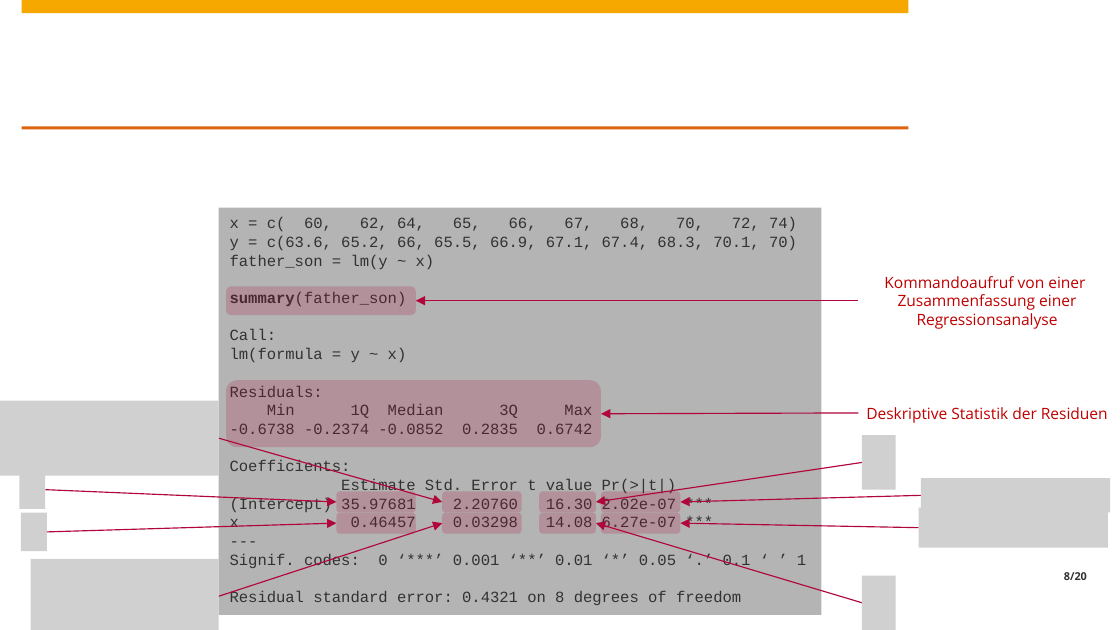
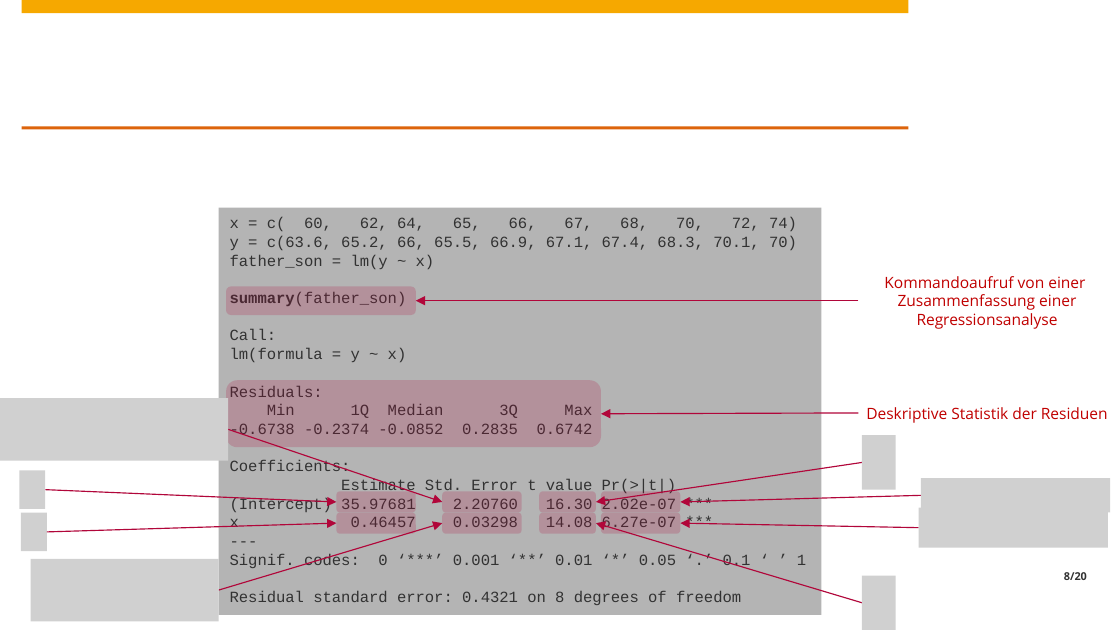
Before and after one commit to HPI-Artificial-Intelligence-Teaching/ma3-ws2324, a slide deck: slide 8 of unit12/Unit12b - Regression.pptx. Drawn at 1120x630 pixels with LibreOffice and Linux fonts; fonts in the diff are those of the drawing; grey boxes stand for pictures; background and template pictures are left out. Boxes give left, top, right and bottom in pixels: in the first picture for what was removed or moved away, otherwise in the second. Text is boxed around its words. In the diff, an @@ line names an element or a change of style, - is before the commit and + after.

```diff
--- a/unit12/Unit12b - Regression.pptx
+++ b/unit12/Unit12b - Regression.pptx
@@ picture: place and size @@
-picture at [0,401,218,476]
+picture at [0,398,228,460]
@@ arrow moved from (218, 438) - (442, 502) to (228, 429) - (442, 502) @@
@@ arrow moved from (218, 596) - (442, 523) to (218, 590) - (442, 523) @@
@@ picture: place and size @@
-picture at [30,559,218,630]
+picture at [30,559,218,622]
```
Also in this commit, not shown: 2 other slides changed.
